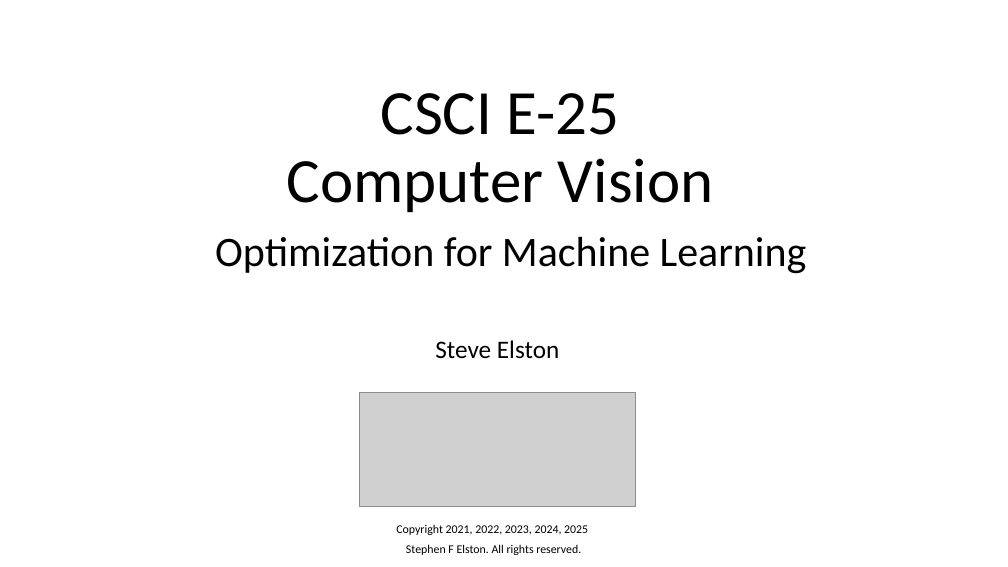
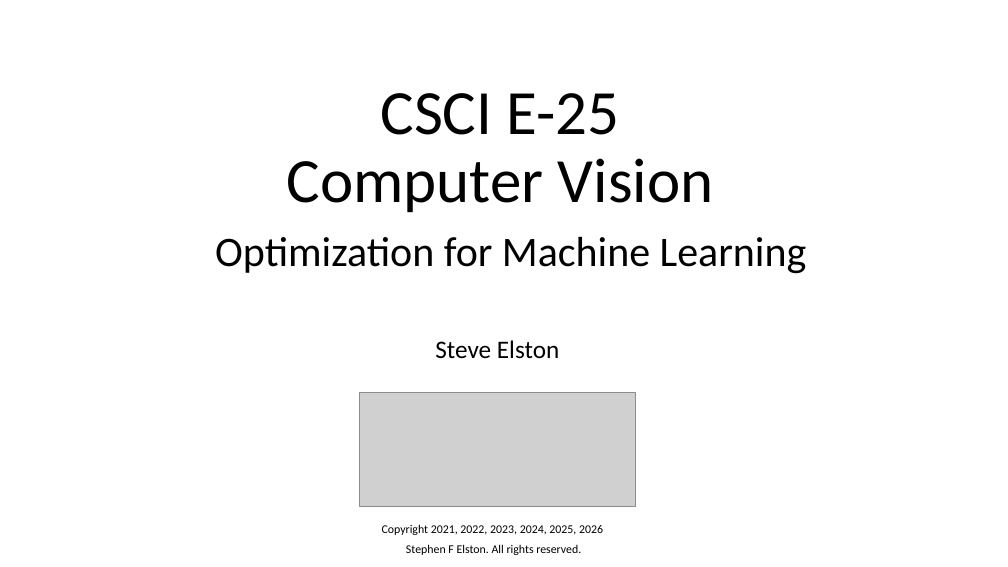
Before and after one commit to StephenElston/CSCI-E25, a slide deck: slide 1 of SupplementaryMaterial/OptimizationForDeepLearning.pptx. Drawn at 1008x567 pixels with LibreOffice and Linux fonts; fonts in the diff are those of the drawing; grey boxes stand for pictures. Boxes give left, top, right and bottom in pixels: in the first picture for what was removed or moved away, otherwise in the second. Text is boxed around its words. In the diff, an @@ line names an element or a change of style, - is before the commit and + after.

```diff
--- a/SupplementaryMaterial/OptimizationForDeepLearning.pptx
+++ b/SupplementaryMaterial/OptimizationForDeepLearning.pptx
@@ text at bbox=[382, 524, 603, 535]: text changed @@
-Copyright 2021, 2022, 2023, 2024, 2025
+Copyright 2021, 2022, 2023, 2024, 2025, 2026
```
Also in this commit, not shown: 7 other slides changed, 4 slides added.
